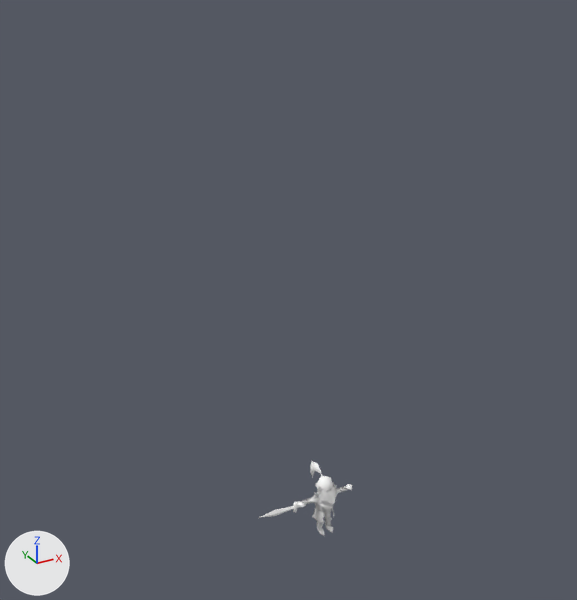
Before and after pictures for a commit that changed the Blender file KBARF_3D/mod_knight.blend.
One viewpoint serves both versions: a camera (50 mm lens) standing at (-9.87, -15.79, 15.4) and looking at (-0.9, 0.51, 7.25). The lights are fixed; the arrows at lower left show +X, +Y and +Z. Mesh edges are drawn as thin lines on the coarser meshes.
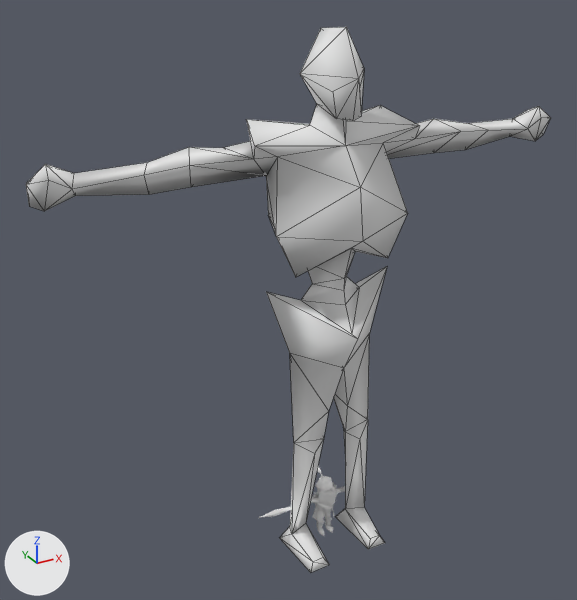
Pixel boxes (x1, y1, x2, y2) of what changed, in the pictures (577 x 600 px):
'Cube.002', added: after (26, 27, 551, 573)

The change, as a diff of the scene's bpy script:
```diff
--- a/KBARF_3D/mod_knight.blend.py
+++ b/KBARF_3D/mod_knight.blend.py
@@ mat_material_001 @@
+mat_material_001 = diffuse_material('Material.001')
+mat_material_001.base_color = (0.8, 0.8, 0.8)  # white #e7e7e7
@@ me_cube_002 @@
+me_cube_002.from_pydata(...)  # 78 vertices, 111 faces; spans x 0.0..7.02, y -1.39..1.09, z -0.01..13.86
+me_cube_002.polygons.foreach_set('use_smooth', [True] * 111)
+me_cube_002.materials.append(mat_material_001)  # white #e7e7e7
@@ ob_cube_002 @@
+ob_cube_002 = bpy.data.objects.new('Cube.002', me_cube_002)
+ob_cube_002.location = (0.0, 0.0, 0.0)
+_m = ob_cube_002.modifiers.new('Mirror', 'MIRROR')
+_m.use_clip = True
```
